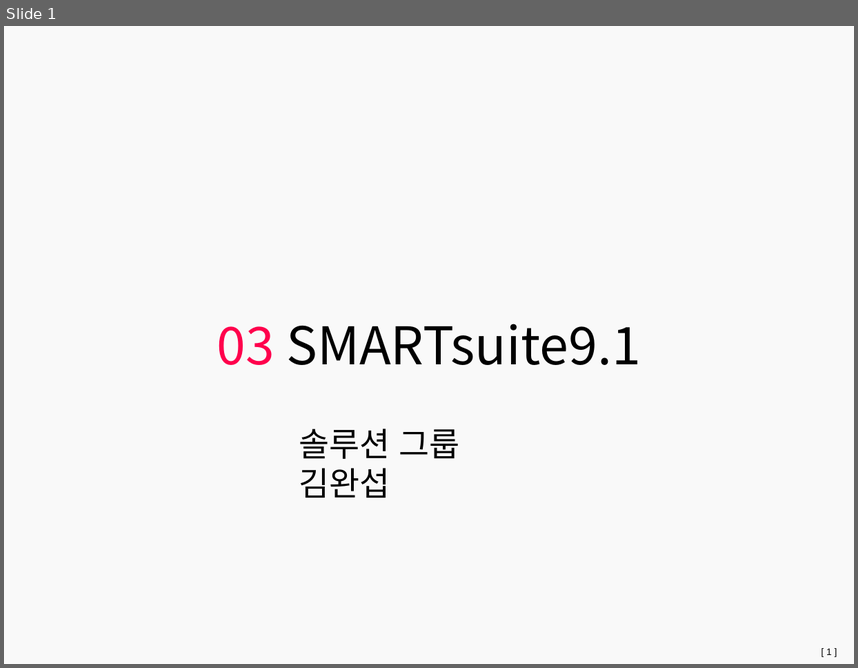
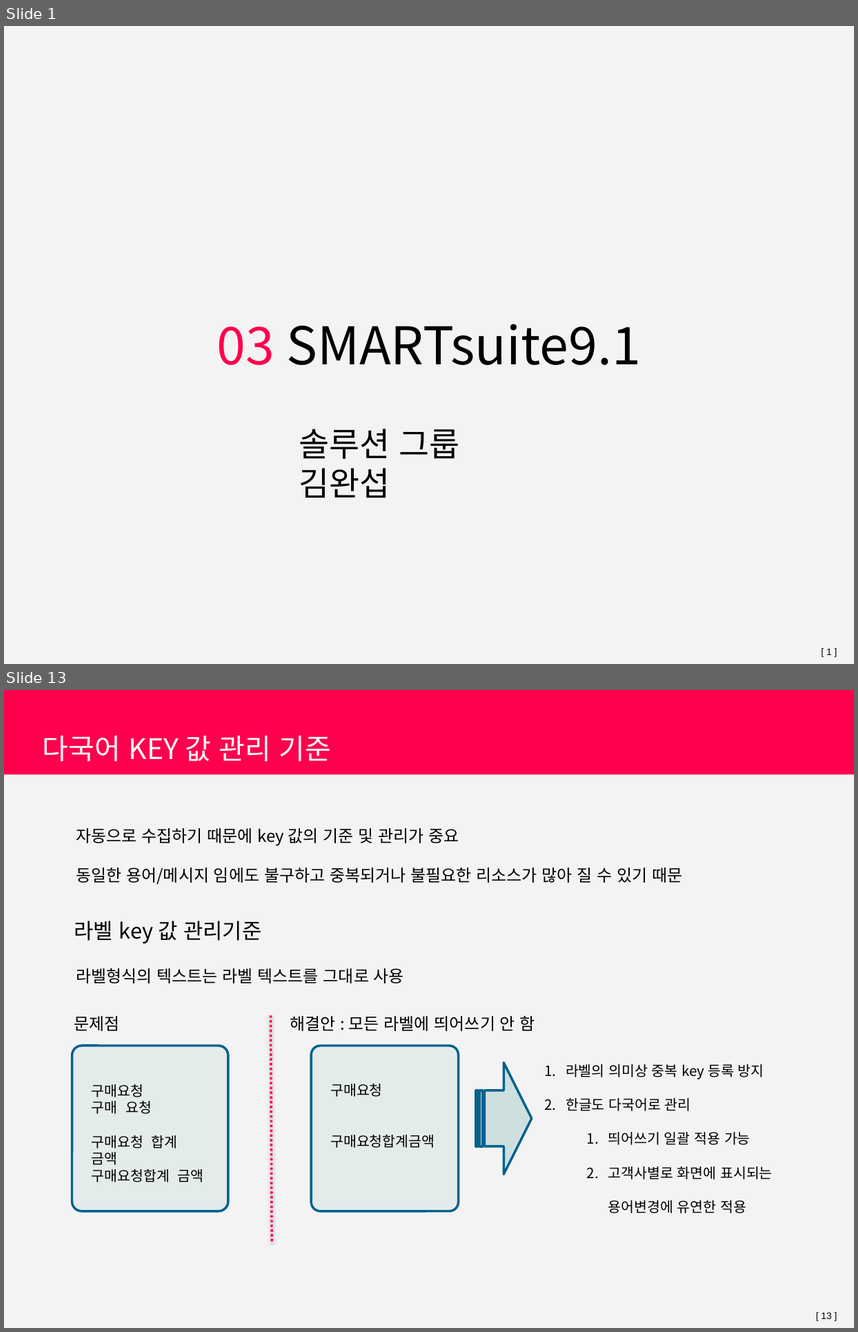
Before and after one commit to wasa-bee/smartsuite9.1_video_edu, a slide deck: 03 SMARTsuite9.1.pptx. Shown one above the other, each under a label of ours: slide 1 before the commit, slides 1 and 13 after it; the slides between them are not shown. The pictures are 858x668 and 858x1332 pixels, drawn with LibreOffice and Linux fonts; fonts in the diff are those of the drawing; background and template pictures are left out. Boxes give left, top, right and bottom in pixels: in the first picture for what was removed or moved away, otherwise in the second. Text is boxed around its words. In the diff, an @@ line names an element or a change of style, - is before the commit and + after.

```diff
--- a/03 SMARTsuite9.1.pptx
+++ b/03 SMARTsuite9.1.pptx
@@ slide 13 added at [4, 690, 854, 1328], background #F3F3F3; not listed: 1 template element that a slide beside it also shows @@
@@ rectangle added at [4, 690, 854, 774], fill #FF004C @@
@@ text added at [43, 736, 332, 762], 24 pt, text #F9F9F9 @@
+다국어 KEY 값 관리 기준
@@ text added at [76, 828, 682, 885], 14 pt, text #000000 @@
+자동으로 수집하기 때문에 key 값의 기준 및 관리가 중요
+동일한 용어/메시지 임에도 불구하고 중복되거나 불필요한 리소스가 많아 질 수 있기 때문
@@ text added at [74, 920, 261, 943], 18 pt, text #000000 @@
+라벨 key 값 관리기준
@@ text added at [76, 968, 404, 983], 14 pt, text #000000 @@
+라벨형식의 텍스트는 라벨 텍스트를 그대로 사용
@@ text added at [74, 1016, 119, 1031], 14 pt, text #000000 @@
+문제점
@@ line added from (271, 1016) to (272, 1241), #FF004C 2 pt dashed @@
@@ text added at [290, 1016, 535, 1031], 14 pt, text #000000 @@
+해결안 : 모든 라벨에 띄어쓰기 안 함
@@ rounded rectangle added at [72, 1045, 228, 1211], fill #ABCDCC at 20% opacity, outline #01628D 2 pt, 12 pt, text #000000 @@
+구매요청
+구매 요청
+구매요청 합계 금액
+구매요청합계 금액
@@ rounded rectangle added at [311, 1045, 458, 1211], fill #ABCDCC at 20% opacity, outline #01628D 2 pt, 12 pt, text #000000 @@
+구매요청
+구매요청합계금액
@@ striped right arrow added at [476, 1063, 532, 1174], fill #ABCDCC at 50% opacity, outline #01628D 2 pt @@
@@ text added at [566, 1064, 773, 1213], 12 pt, text #000000 @@
+1. 라벨의 의미상 중복 key 등록 방지
+2. 한글도 다국어로 관리
+  1. 띄어쓰기 일괄 적용 가능
+  2. 고객사별로 화면에 표시되는 용어변경에 유연한 적용
```
Also in this commit, not shown: 2 other slides changed, 12 other slides added, 6 slides removed, 2 other files.
